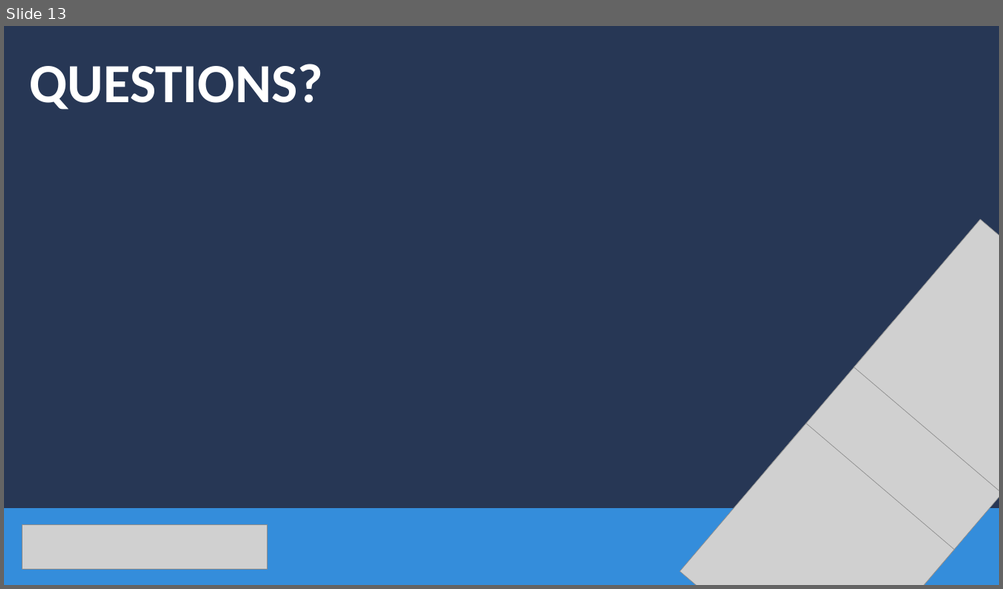
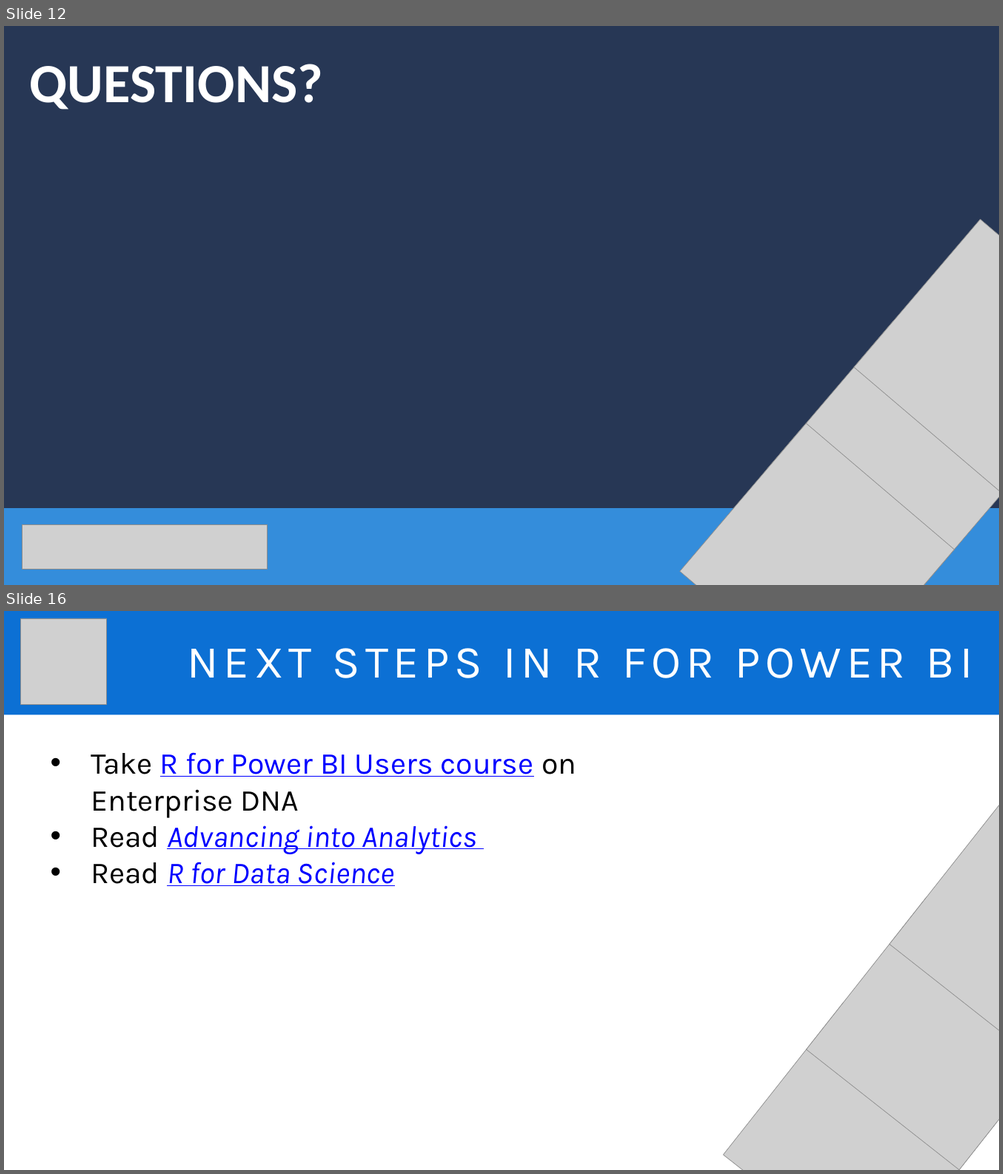
Before and after one commit to stringfestdata/edna-r-pbi-exploration, a slide deck: mount-george-r-pbi-exploration.pptx. Shown one above the other, each under a label of ours: slide 13 before the commit, slides 12 and 16 after it; the slides between them are not shown. The pictures are 1003x589 and 1003x1174 pixels, drawn with LibreOffice and Linux fonts; fonts in the diff are those of the drawing; grey boxes stand for pictures. Boxes give left, top, right and bottom in pixels: in the first picture for what was removed or moved away, otherwise in the second. Text is boxed around its words. In the diff, an @@ line names an element or a change of style, - is before the commit and + after.

```diff
--- a/mount-george-r-pbi-exploration.pptx
+++ b/mount-george-r-pbi-exploration.pptx
@@ slide 16 added at [4,611,999,1170], background #FFFFFF @@
@@ rectangle added at [4,611,999,715], fill #0C70D4 @@
@@ picture added at [20,618,106,704] @@
@@ text added at [187,648,973,678], 66.5 pt, text #FFFFFF @@
+NEXT STEPS IN R FOR POWER BI
@@ text added at [91,752,576,886], 44 pt, text #0000FF, underline @@
+• Take R for Power BI Users course on Enterprise DNA
+• Read Advancing into Analytics
+• Read R for Data Science
@@ picture added at [889,792,999,1065] @@
@@ picture added at [806,897,999,1170] @@
@@ picture added at [723,1002,996,1170] @@
@@ what was slide 13 is now slide 12 @@
```
Also in this commit, not shown: 4 slides changed, 3 other slides added, 6 slides removed, 5 other files.
